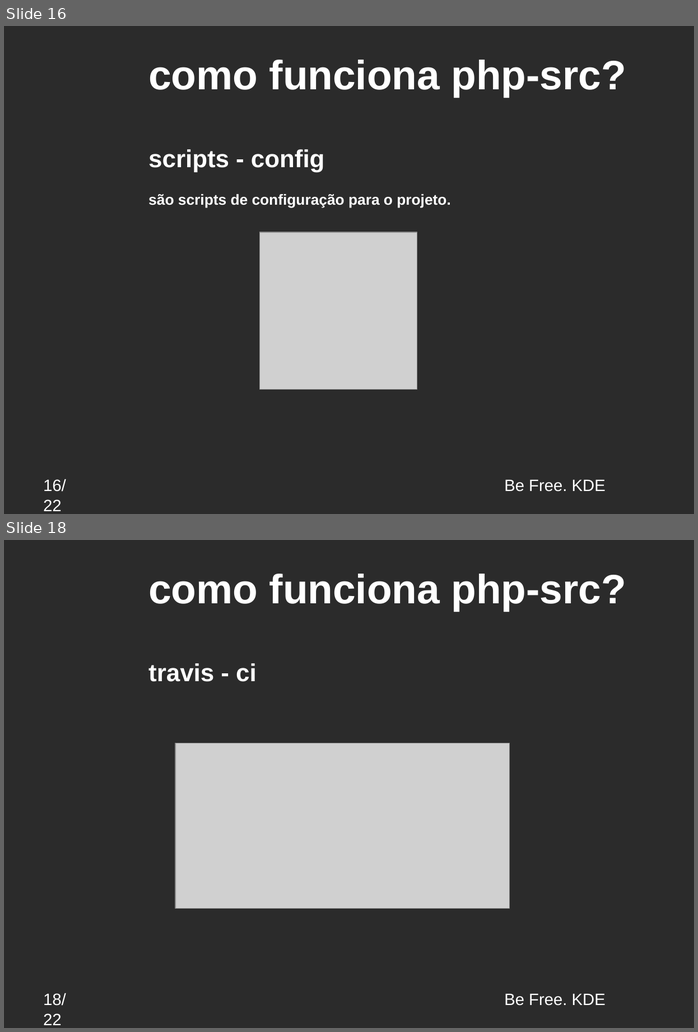
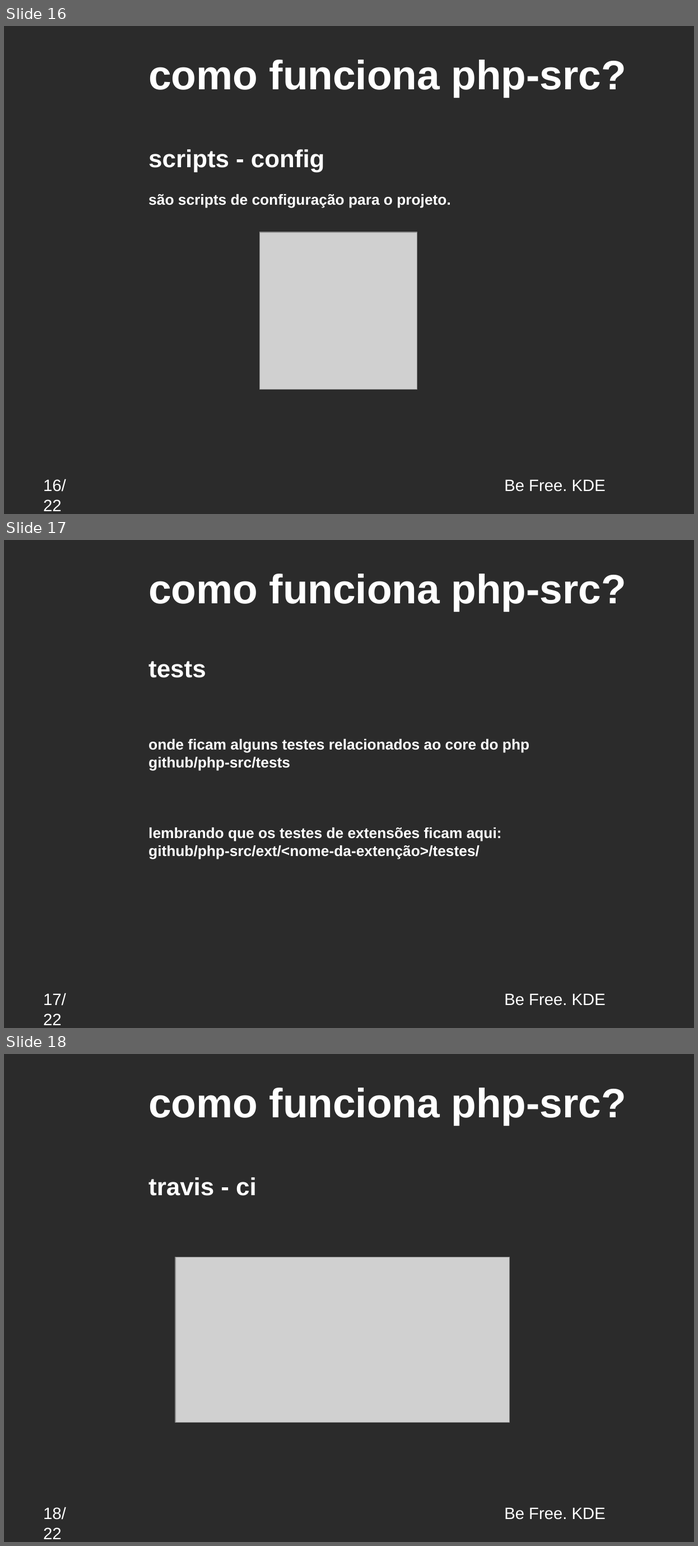
Before and after one commit to marcosptf/marcosptfDoc, a slide deck: php-test-fest.odp. Shown one above the other, each under a label of ours: slides 16 and 18 before the commit, slides 16, 17 and 18 after it; the slides between them are not shown. The pictures are 698x1032 and 698x1546 pixels, drawn with LibreOffice and Linux fonts; fonts in the diff are those of the drawing; grey boxes stand for pictures; background and template pictures are left out; a plain dark background stands for a picture behind light text. Boxes give left, top, right and bottom in pixels: in the first picture for what was removed or moved away, otherwise in the second. Text is boxed around its words. In the diff, an @@ line names an element or a change of style, - is before the commit and + after.

```diff
--- a/php-test-fest.odp
+++ b/php-test-fest.odp
@@ slide 17 added at [4, 540, 694, 1028], background picture (left out); not listed: 2 template elements that a slide beside it also shows @@
@@ text added at [148, 574, 626, 611], 50 pt, text #FFFFFF, bold @@
+como funciona php-src?
@@ text added at [148, 661, 529, 859], 18 pt, text #FFFFFF, bold @@
+tests
+onde ficam alguns testes relacionados ao core do php
+github/php-src/tests
+lembrando que os testes de extensões ficam aqui:
+github/php-src/ext/<nome-da-extenção>/testes/
```
Also in this commit, not shown: 1 slide removed, 1 other file.
